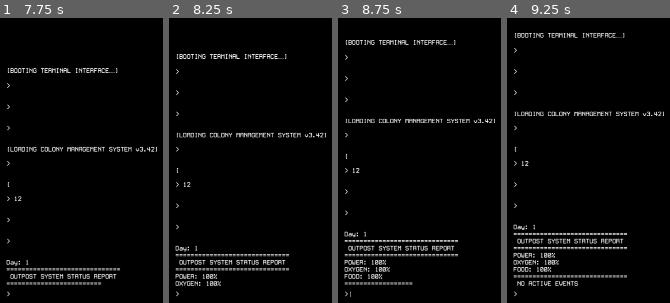
Above: before the commit, frames 1-4 (left to right).
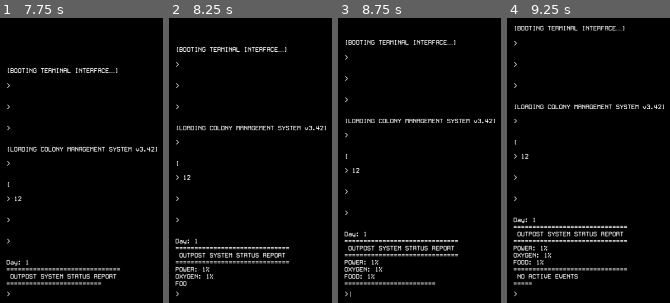
Above: after the commit, the same moments.

Repository: bsuster/Outpost-Equilibrium
Game: Godot game, scene res://scenes/levels/main_scene.tscn
The game is run twice, just before and just after one commit, with the same random seed, the same clock (stepped at 60 frames per second) and the same inputs. Sound files missing from this copy of the repository are replaced by a short silence.
Inputs (mouse positions are in pixels of both pictures, inside the frame that each line leads up to):
- Up to frame 1 (7.75 s): tap Enter (submit_input) at 0.5, 1.35, 2, 2.85, 5, 5.1, 6.6 s; hold Enter (submit_input) 0.53-1.28 s; tap Space at 1.25, 3.5, 5.75 s; hold Enter (submit_input) 2.03-2.78 s; hold Enter (submit_input) 3.53-4.25 s; tap Escape (skip) at 4.15 s; click (outside the picture) at 4.27 s; type "12" at 4.35 s; hold Enter (submit_input) 5.78-6.53 s; hold Enter (submit_input) from 7.28 s (still down)
- Up to frame 2 (8.25 s): release Enter (submit_input) at 8.03 s; tap Enter (submit_input) at 8.1 s
- Up to frame 3 (8.75 s): no input
- Up to frame 4 (9.25 s): hold Enter (submit_input) from 8.78 s (still down)

Frame 1 is identical in both runs. In frame 2, 7.9% of the frame differs, in the area x 3-97%, y 10-95%; in frame 3, 0.4%; in frame 4, 10%, in the area x 3-97%, y 2-95%.

Commit message:
add skip command and game over condition

Diff:
--- a/data/data.json
+++ b/data/data.json
@@ -1,5 +1,17 @@
 {
 	"commands": {
+		"skip": {
+			"description": "Skips issuing a command for the day cycle. No actions are taken, but resource depletion continues.",
+			"success_text": ["You chose not to act. Systems continue to degrade."],
+			"failure_text": ["Unable to skip turn due to unresolved critical failure."],
+			"condition": "can_skip",
+			"effects": {
+				"power": -15,
+				"oxygen": -10,
+				"food": -5,
+				"day": 1
+			},
+		},
 		"status": {
 			"description": "Displays the current status of all primary systems and environmental conditions.",
 			"success_text": [
@@ -22,12 +34,6 @@
 				"Time cannot progress until all critical systems are stabilized.",
 				"Warning: A system failure is imminent. Day cannot advance safely."
 			],
-			"effects": {
-				"power": -15,
-				"oxygen": -10,
-				"food": -5,
-				"day": 1
-			},
 			"condition": "can_advance_day"
 		},
 		"stabilize_air": {
--- a/scenes/levels/main_scene.gd
+++ b/scenes/levels/main_scene.gd
@@ -28,6 +28,8 @@
 	EventManager.refresh_active_events()
 	if terminal.is_printing:
 		await terminal.printing_done
+	if SystemManager.is_game_over:
+		print("game over")
 	var day_string = "\nDay: %s" % [SystemManager.day]
 	terminal.print_terminal_output(day_string)
 	await terminal.printing_done
--- a/singletons/condition_manager.gd
+++ b/singletons/condition_manager.gd
@@ -16,3 +16,6 @@
 
 func can_advance_day():
 	return SystemManager.can_advance_day
+
+func can_skip():
+	return not SystemManager.can_advance_day
--- a/singletons/event_manager.gd
+++ b/singletons/event_manager.gd
@@ -3,6 +3,19 @@
 var events: Array[Event]
 
 var active_events: Array[Event]
+
+var available_events: Array[Event]:
+	get:
+		var output: Array[Event]
+		for event in events:
+			var is_event_active: bool = false
+			for active_event in active_events:
+				if active_event.title == event.title:
+					is_event_active = true
+					break
+			if not is_event_active:
+				output.append(event)
+		return output
 
 func _init() -> void:
 	_restore_data()
@@ -22,8 +35,7 @@
 
 	randomize()
 	while randi_range(1, 10) == 10:
-	#for event in events:
-		var new_event: Event = events.pick_random().clone()
+		var new_event: Event = available_events.pick_random().clone()
 		var is_event_active: bool = false
 		for active_event in active_events:
 			if active_event.title == new_event.title:
--- a/singletons/system_manager.gd
+++ b/singletons/system_manager.gd
@@ -1,17 +1,16 @@
 extends Node
 
 signal day_updated
-signal game_over
 
-var oxygen: int = 100:
+var oxygen: int = 1:
 	set(new_value):
 		oxygen = new_value
 		_check_game_over()
-var food: int = 100:
+var food: int = 1:
 	set(new_value):
 		food = new_value
 		_check_game_over()
-var power: int = 100:
+var power: int = 1:
 	set(new_value):
 		power = new_value
 		_check_game_over()
@@ -20,6 +19,7 @@
 		day = new_value
 		day_updated.emit()
 var deploy_panels_disabled: bool = false
+var is_game_over: bool = false
 
 var can_advance_day: bool = false
 
@@ -35,4 +35,4 @@
 
 func _check_game_over():
 	if [food, oxygen, power].any(func(val): return val <= 0):
-		game_over.emit()
+		is_game_over = true
